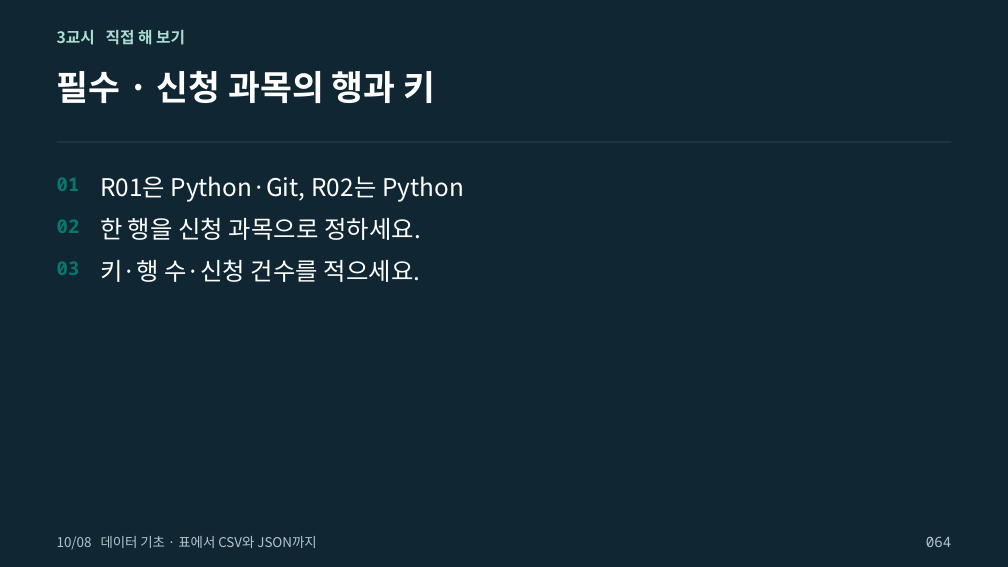
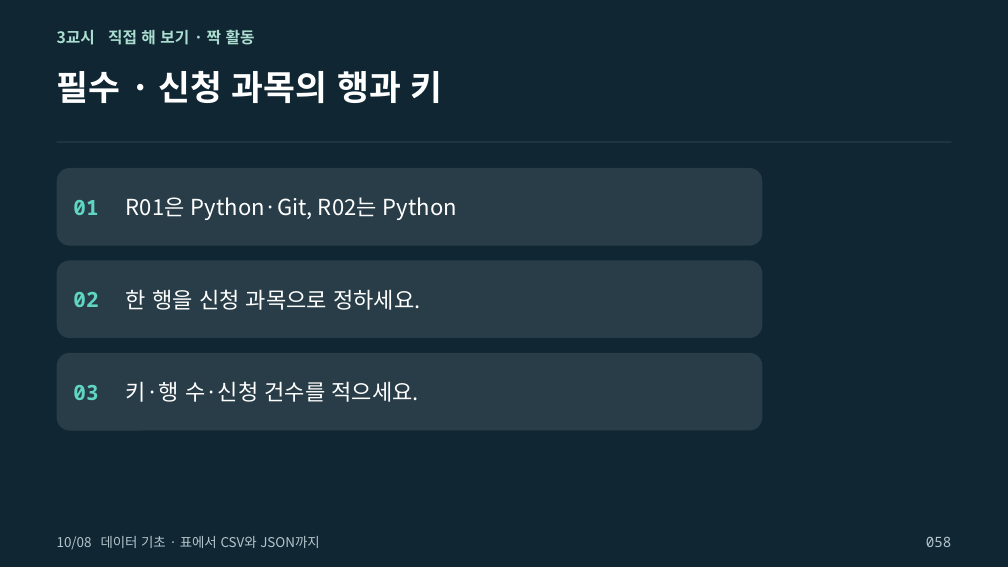
Before and after one commit to zeusk302-png/kdigital-physical-ai, a slide deck: slide 58 of downloads/2026-10-08/readable-slides.pptx (slide 64 before the commit). Drawn at 1008x567 pixels with LibreOffice and Linux fonts; fonts in the diff are those of the drawing; background and template pictures are left out. Boxes give left, top, right and bottom in pixels: in the first picture for what was removed or moved away, otherwise in the second. Text is boxed around its words. In the diff, an @@ line names an element or a change of style, - is before the commit and + after.

```diff
--- a/downloads/2026-10-08/readable-slides.pptx
+++ b/downloads/2026-10-08/readable-slides.pptx
@@ text at [57,30,255,45]: text changed @@
-3교시 직접 해 보기
+3교시 직접 해 보기 · 짝 활동
@@ rounded rectangle added at [57,168,762,246], fill #FFFFFF at 10% opacity @@
@@ text "R01은 Python·Git, R02는 Python": place and size @@
-text "R01은 Python·Git, R02는 Python" at [100,176,464,202]
+text "R01은 Python·Git, R02는 Python" at [126,197,457,220]
@@ text "01": place and size @@
-text "01" at [57,177,80,191]
+text "01" at [73,200,98,215]
@@ rounded rectangle added at [57,260,762,338], fill #FFFFFF at 10% opacity @@
@@ text "한 행을 신청 과목으로 정하세요.": place and size @@
-text "한 행을 신청 과목으로 정하세요." at [100,217,421,240]
+text "한 행을 신청 과목으로 정하세요." at [126,289,420,310]
@@ text "02": place and size @@
-text "02" at [57,219,80,233]
+text "02" at [73,292,98,307]
@@ rounded rectangle added at [57,353,762,431], fill #FFFFFF at 10% opacity @@
@@ size 23.2 to 21 pt; vertical alignment top to middle in 3 elements at [126,197,457,220], [126,289,420,310], [126,381,419,402] @@
@@ text "키·행 수·신청 건수를 적으세요.": place and size @@
-text "키·행 수·신청 건수를 적으세요." at [100,259,421,282]
+text "키·행 수·신청 건수를 적으세요." at [126,381,419,402]
@@ size 18 to 20 pt, text colour #08776D to #4FD1BC; vertical alignment top to middle in 3 elements at [73,200,98,215], [73,292,98,307], [73,385,98,400] @@
@@ text "03": place and size @@
-text "03" at [57,261,80,275]
+text "03" at [73,385,98,400]
@@ text at [926,537,951,547]: text changed @@
-064
+058
```
Also in this commit, not shown: 83 other slides changed, 33 slides added, 23 slides removed, 11 other files.
